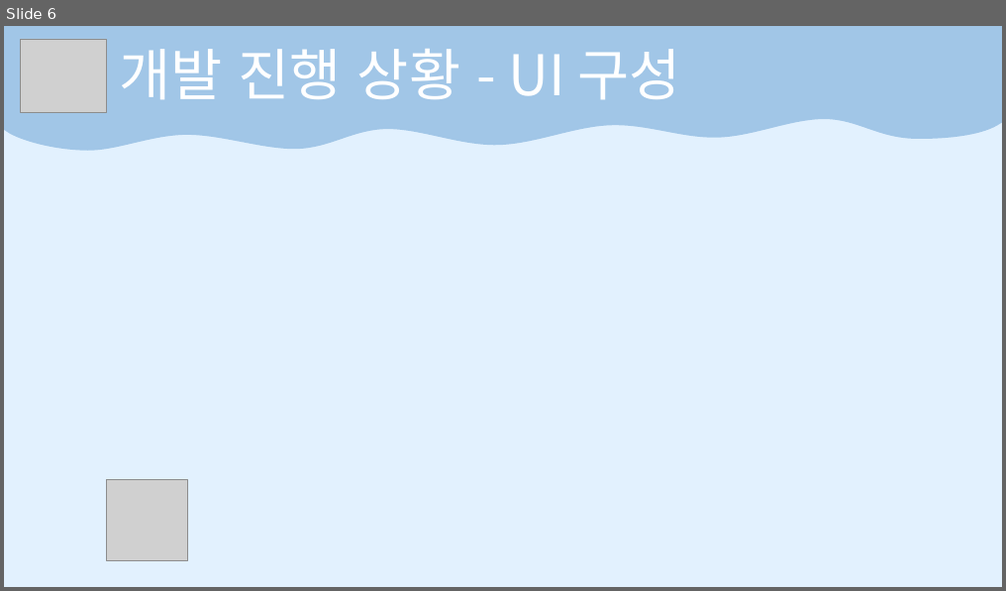
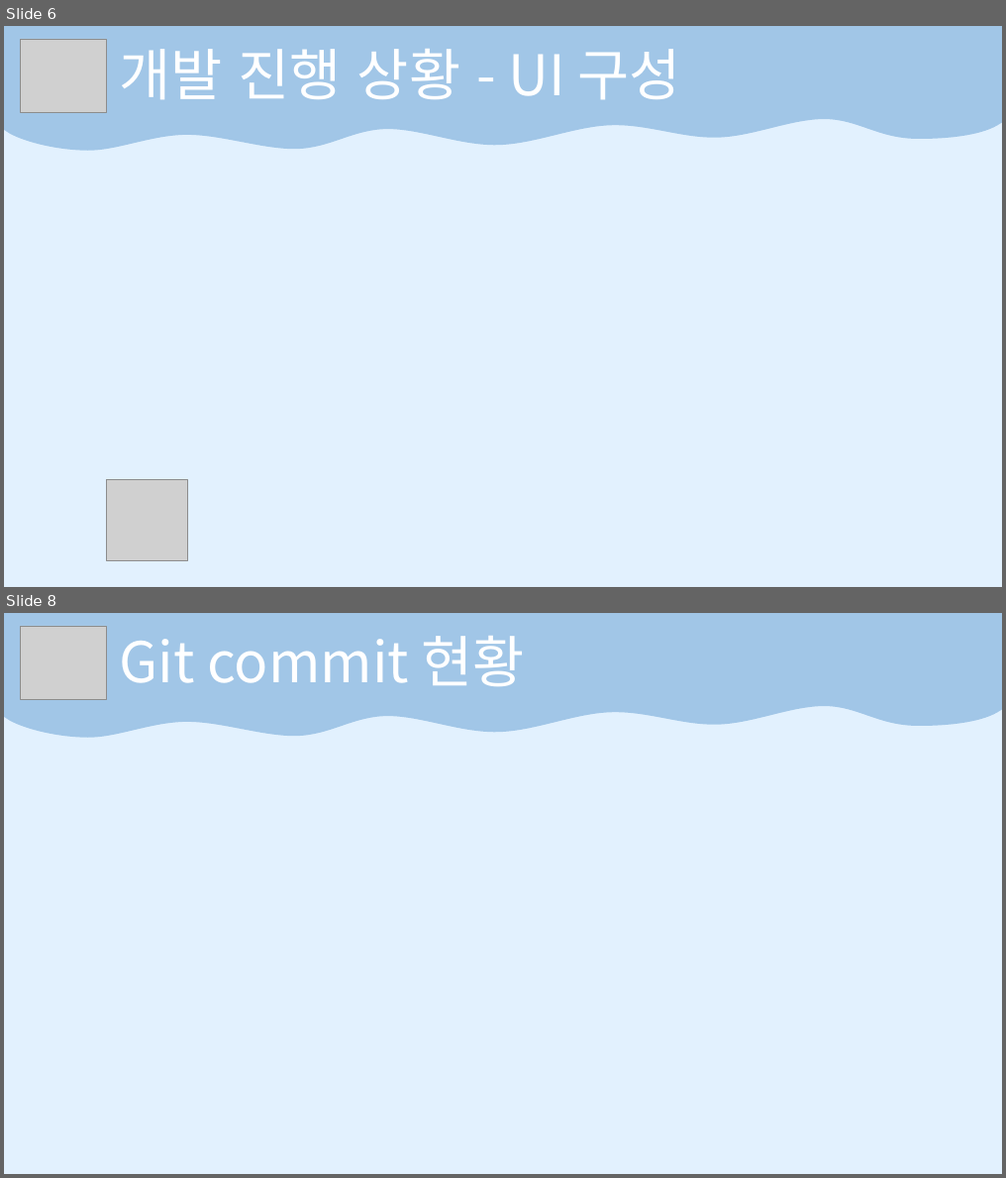
Before and after one commit to HongMyengJin/scriptlang, a slide deck: TermProject/Term중간발표.pptx. Shown one above the other, each under a label of ours: slide 6 before the commit, slides 6 and 8 after it; the slides between them are not shown. The pictures are 1006x591 and 1006x1178 pixels, drawn with LibreOffice and Linux fonts; fonts in the diff are those of the drawing; grey boxes stand for pictures. Boxes give left, top, right and bottom in pixels: in the first picture for what was removed or moved away, otherwise in the second. Text is boxed around its words. In the diff, an @@ line names an element or a change of style, - is before the commit and + after.

```diff
--- a/TermProject/Term중간발표.pptx
+++ b/TermProject/Term중간발표.pptx
@@ slide 8 added at [4,613,1002,1174], background #E2F1FE @@
@@ freeform shape added at [4,613,1002,738], fill #A1C6E7 @@
@@ freeform shape added at [4,613,1002,716], fill #A1C6E7 @@
@@ picture added at [20,626,107,699] @@
@@ text added at [119,636,525,686], 54 pt, text #FFFFFF @@
+Git commit 현황
```
Also in this commit, not shown: 2 slides changed, 1 other slide added, 2 slides removed.
